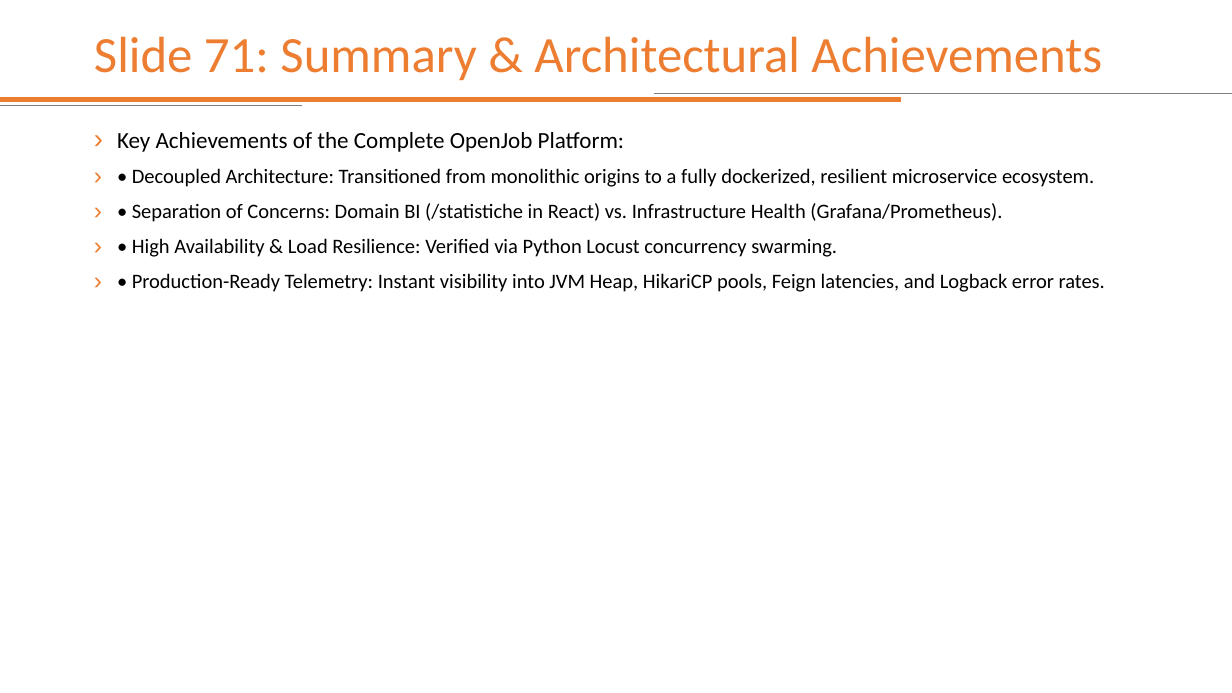
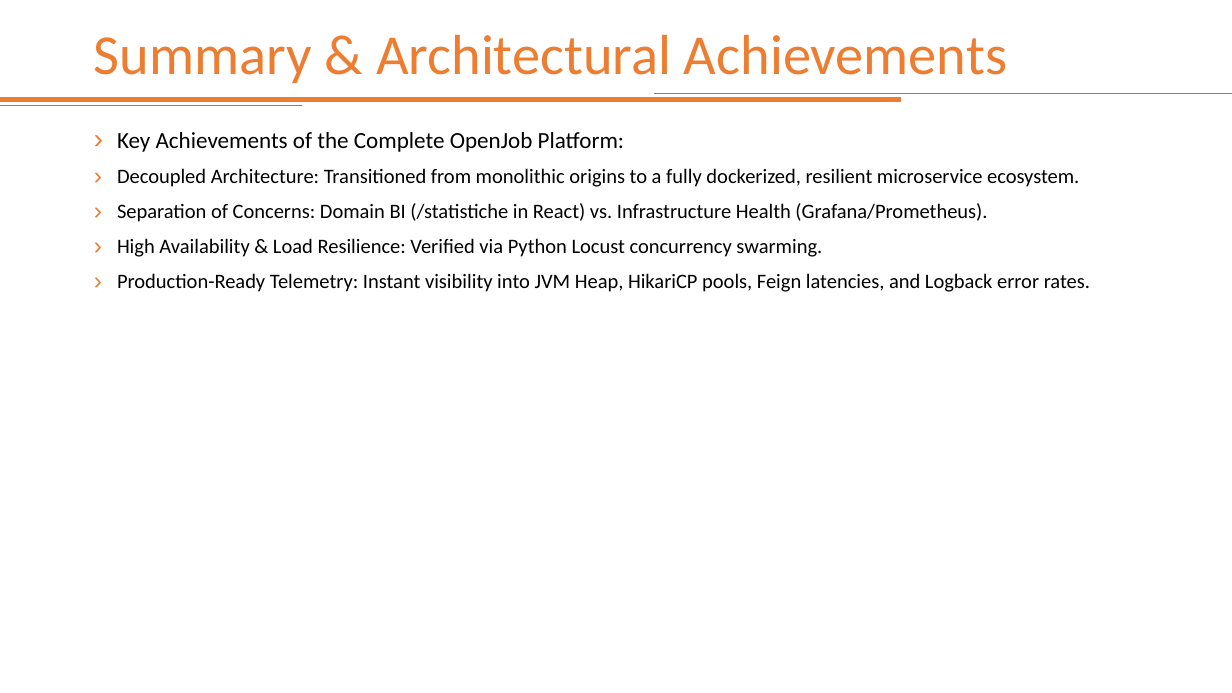
Before and after one commit to mattpat48/springboot-microservices-development, a slide deck: slide 71 of 8_3 - Developing Microservices - Complete_Edition.pptx. Drawn at 1232x693 pixels with LibreOffice and Linux fonts; fonts in the diff are those of the drawing. Boxes give left, top, right and bottom in pixels: in the first picture for what was removed or moved away, otherwise in the second. Text is boxed around its words. In the diff, an @@ line names an element or a change of style, - is before the commit and + after.

```diff
--- a/8_3 - Developing Microservices - Complete_Edition.pptx
+++ b/8_3 - Developing Microservices - Complete_Edition.pptx
@@ title at (94,34,1007,83): text changed; size 39.6 to 44 pt @@
-Slide 71: Summary & Architectural Achievements
+Summary & Architectural Achievements
@@ text at (117,168,1090,292): text changed @@
-› • Decoupled Architecture: Transitioned from monolithic origins to a fully dockerized, resilient microservice ecosystem.
-› • Separation of Concerns: Domain BI (/statistiche in React) vs. Infrastructure Health (Grafana/Prometheus).
-› • High Availability & Load Resilience: Verified via Python Locust concurrency swarming.
-› • Production-Ready Telemetry: Instant visibility into JVM Heap, HikariCP pools, Feign latencies, and Logback error rates.
+› Decoupled Architecture: Transitioned from monolithic origins to a fully dockerized, resilient microservice ecosystem.
+› Separation of Concerns: Domain BI (/statistiche in React) vs. Infrastructure Health (Grafana/Prometheus).
+› High Availability & Load Resilience: Verified via Python Locust concurrency swarming.
+› Production-Ready Telemetry: Instant visibility into JVM Heap, HikariCP pools, Feign latencies, and Logback error rates.
```
Also in this commit, not shown: 12 other slides changed.
